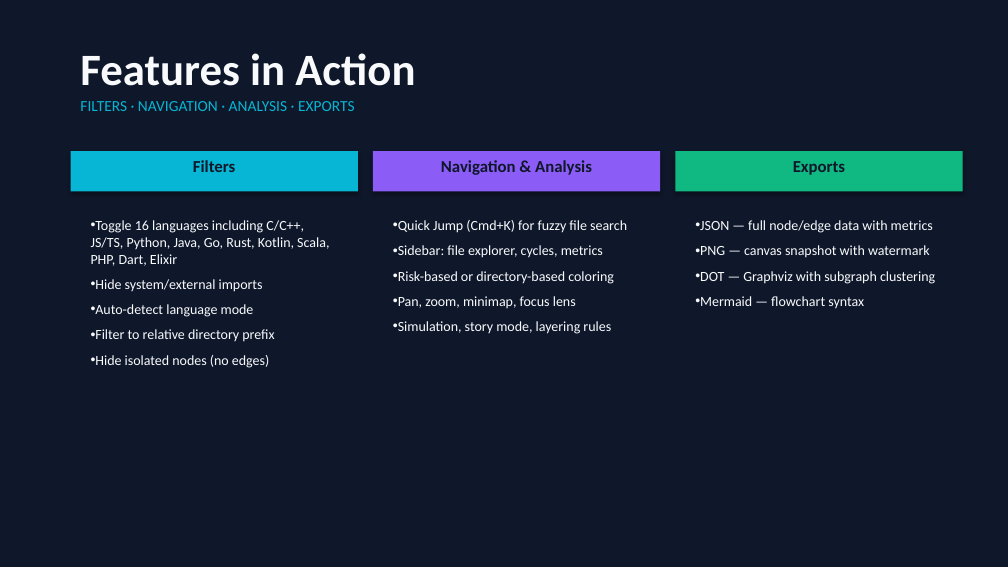
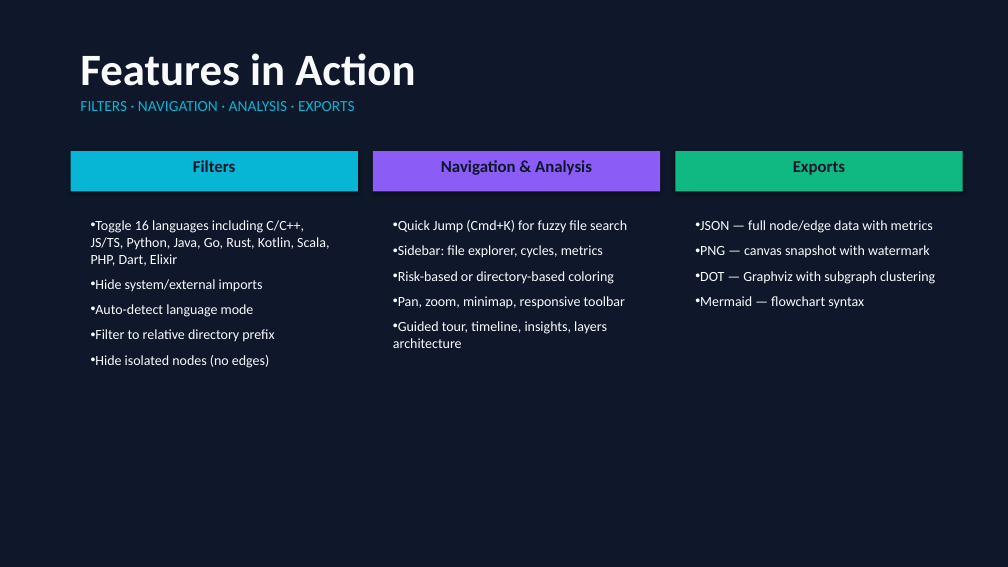
Before and after one commit to hstephan23/dep_graph, a slide deck: slide 12 of DepGraph.pptx (slide 11 before the commit). Drawn at 1008x567 pixels with LibreOffice and Linux fonts; fonts in the diff are those of the drawing. Boxes give left, top, right and bottom in pixels: in the first picture for what was removed or moved away, otherwise in the second. Text is boxed around its words. In the diff, an @@ line names an element or a change of style, - is before the commit and + after.

```diff
--- a/DepGraph.pptx
+++ b/DepGraph.pptx
@@ text at bbox=[393, 296, 625, 348]: text changed @@
-• Pan, zoom, minimap, focus lens
-• Simulation, story mode, layering rules
+• Pan, zoom, minimap, responsive toolbar
+• Guided tour, timeline, insights, layers architecture
```
Also in this commit, not shown: 3 other slides changed, 1 slide added, 8 other files.
